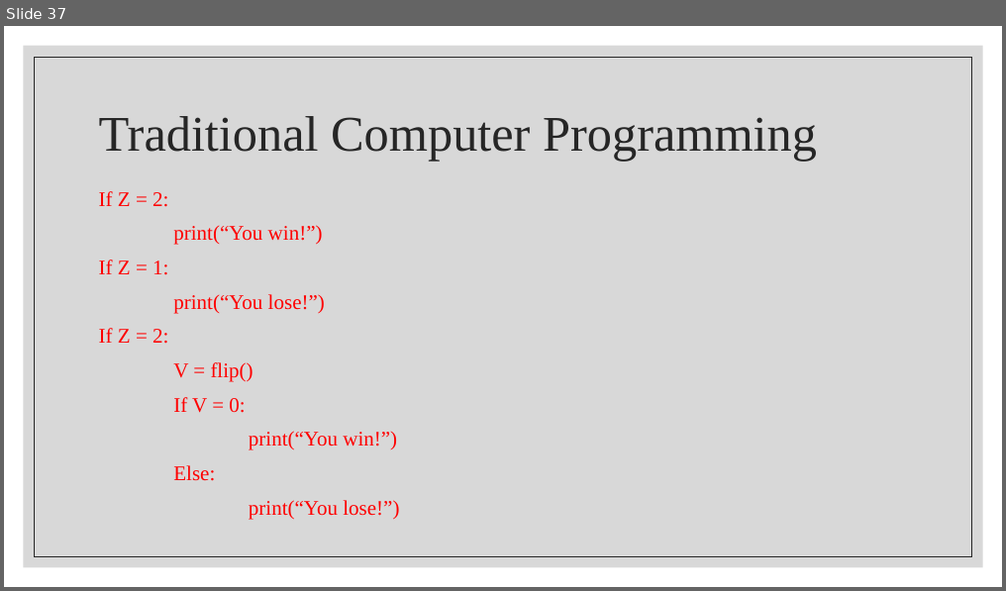
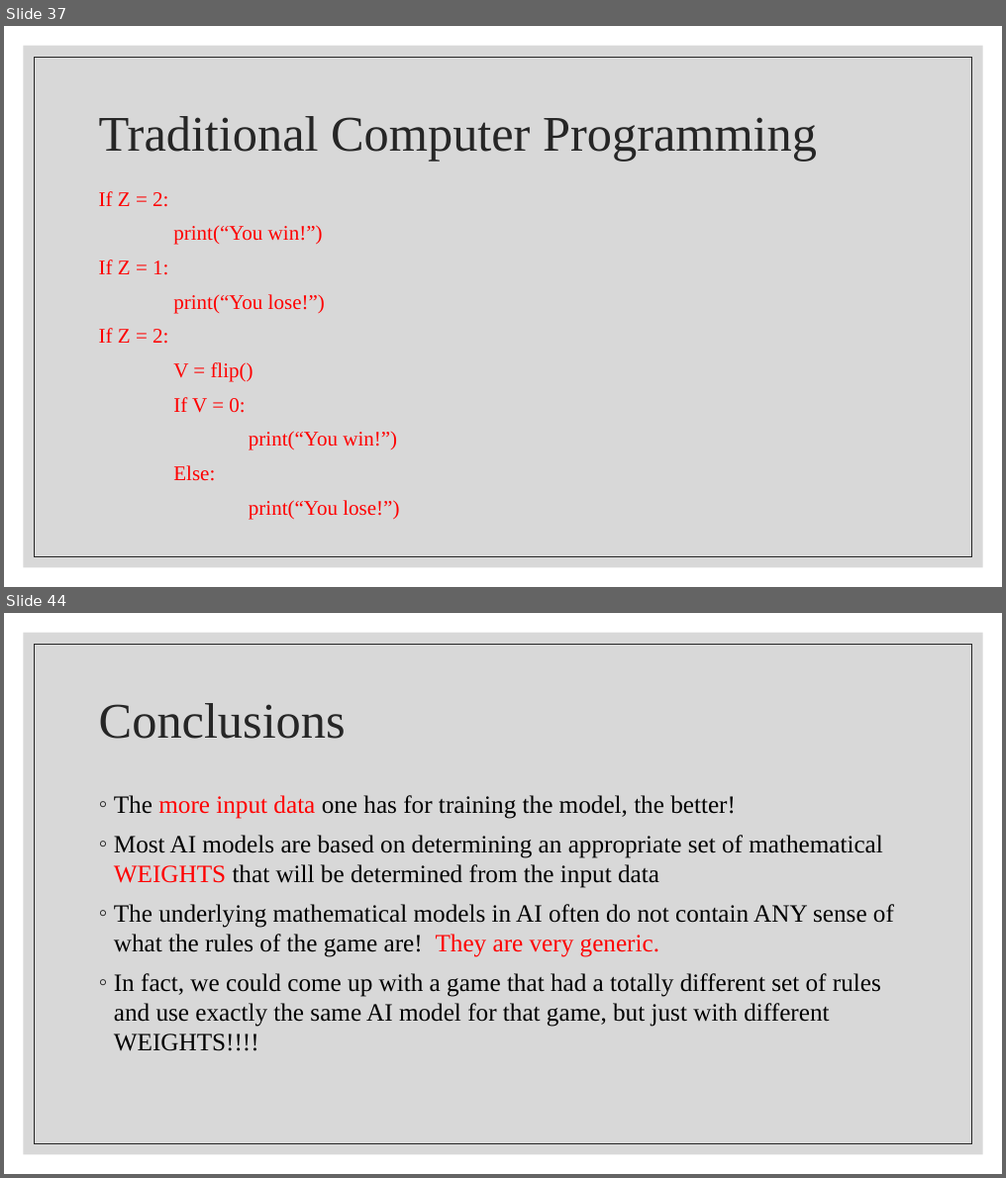
Before and after one commit to wutmeownow/phys441, a slide deck: JupyterNotebooks/LLS/Lecture2.pptx. Shown one above the other, each under a label of ours: slide 37 before the commit, slides 37 and 44 after it; the slides between them are not shown. The pictures are 1006x591 and 1006x1178 pixels, drawn with LibreOffice and Linux fonts; fonts in the diff are those of the drawing. Boxes give left, top, right and bottom in pixels: in the first picture for what was removed or moved away, otherwise in the second. Text is boxed around its words. In the diff, an @@ line names an element or a change of style, - is before the commit and + after.

```diff
--- a/JupyterNotebooks/LLS/Lecture2.pptx
+++ b/JupyterNotebooks/LLS/Lecture2.pptx
@@ slide 44 added at (x1=4, y1=613, x2=1002, y2=1174), background #FFFFFF; not listed: 2 template elements that a slide beside it also shows @@
@@ title added at (x1=99, y1=703, x2=346, y2=739), 48 pt, text #262626 @@
+Conclusions
@@ text added at (x1=114, y1=795, x2=894, y2=1052), 24 pt, text #000000 @@
+◦ The more input data one has for training the model, the better!
+◦ Most AI models are based on determining an appropriate set of mathematical WEIGHTS that will be determined from the input data
+◦ The underlying mathematical models in AI often do not contain ANY sense of what the rules of the game are! They are very generic.
+◦ In fact, we could come up with a game that had a totally different set of rules and use exactly the same AI model for that game, but just with different WEIGHTS!!!!
```
Also in this commit, not shown: 4 other slides added, 2 other files.
